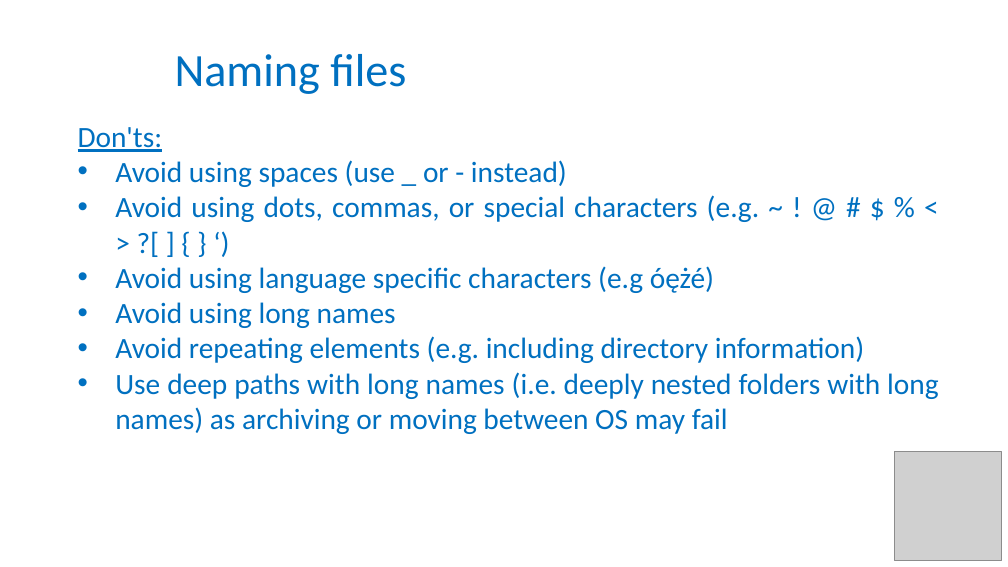
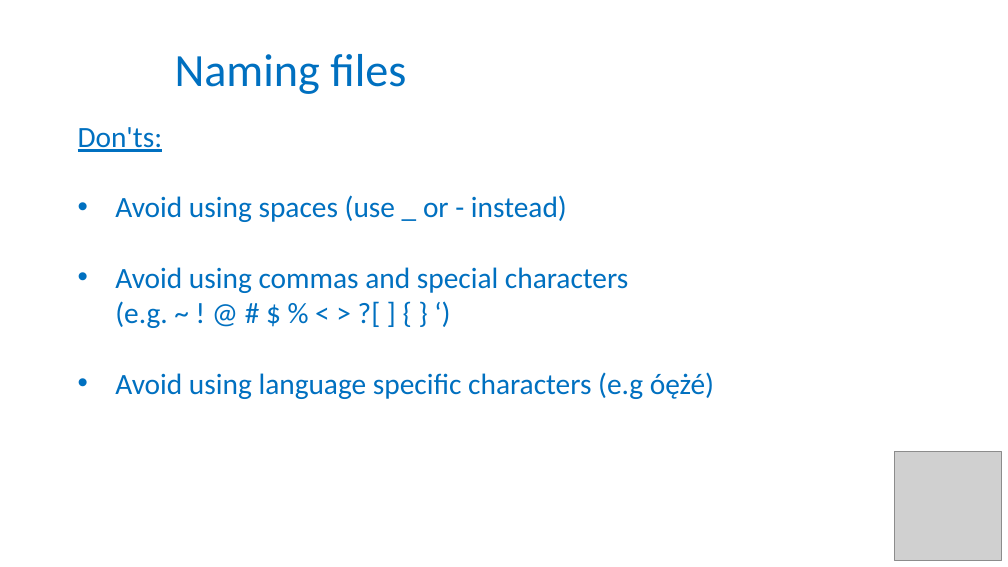
Before and after one commit to tobyhodges/solid-waddle, a slide deck: slide 10 of instructors/07-files-organization_BT.pptx (slide 5 before the commit). Drawn at 1008x567 pixels with LibreOffice and Linux fonts; fonts in the diff are those of the drawing; grey boxes stand for pictures. Boxes give left, top, right and bottom in pixels: in the first picture for what was removed or moved away, otherwise in the second. Text is boxed around its words. In the diff, an @@ line names an element or a change of style, - is before the commit and + after.

```diff
--- a/instructors/07-files-organization_BT.pptx
+++ b/instructors/07-files-organization_BT.pptx
@@ text at box(115, 195, 714, 399): alignment justified to left @@
@@ text at box(115, 267, 628, 328): text changed @@
-• Avoid using dots, commas, or special characters (e.g. ~ ! @ # $ % < > ?[ ] { } ‘)
+• Avoid using commas and special characters
+  (e.g. ~ ! @ # $ % < > ?[ ] { } ‘)
@@ text at box(115, 302, 938, 434): paragraphs removed @@
-• Avoid using long names
-• Avoid repeating elements (e.g. including directory information)
-• Use deep paths with long names (i.e. deeply nested folders with long names) as archiving or moving between OS may fail
```
Also in this commit, not shown: 5 other slides changed, 13 slides added, 4 other files.
